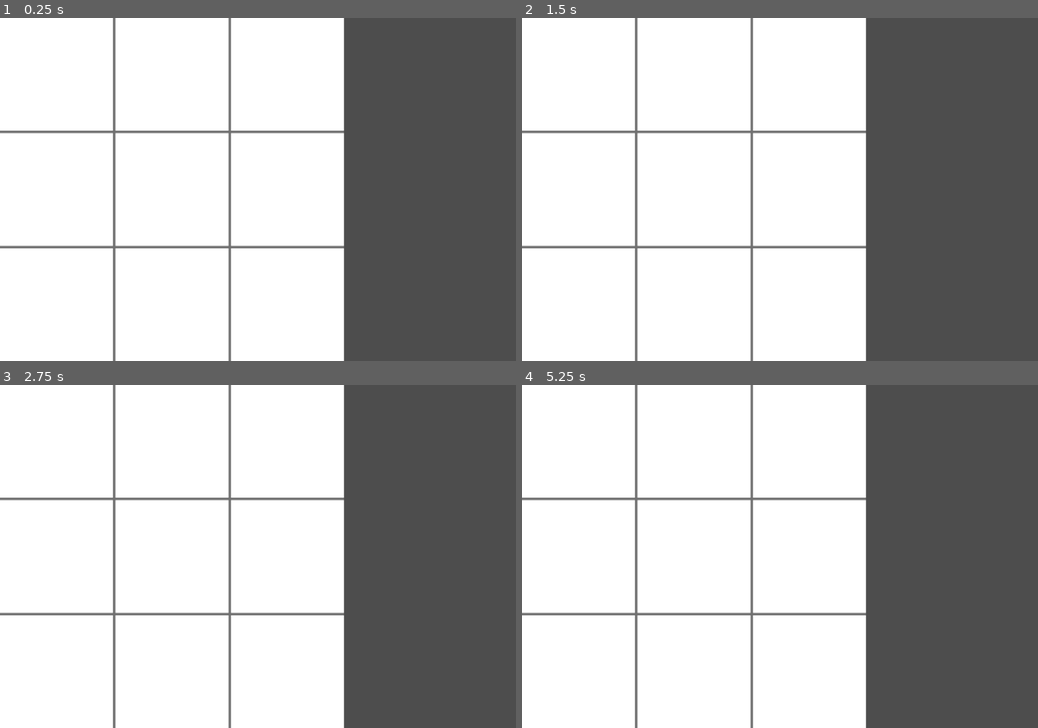
Above: before the commit, frames 1-4 (two rows, left to right).
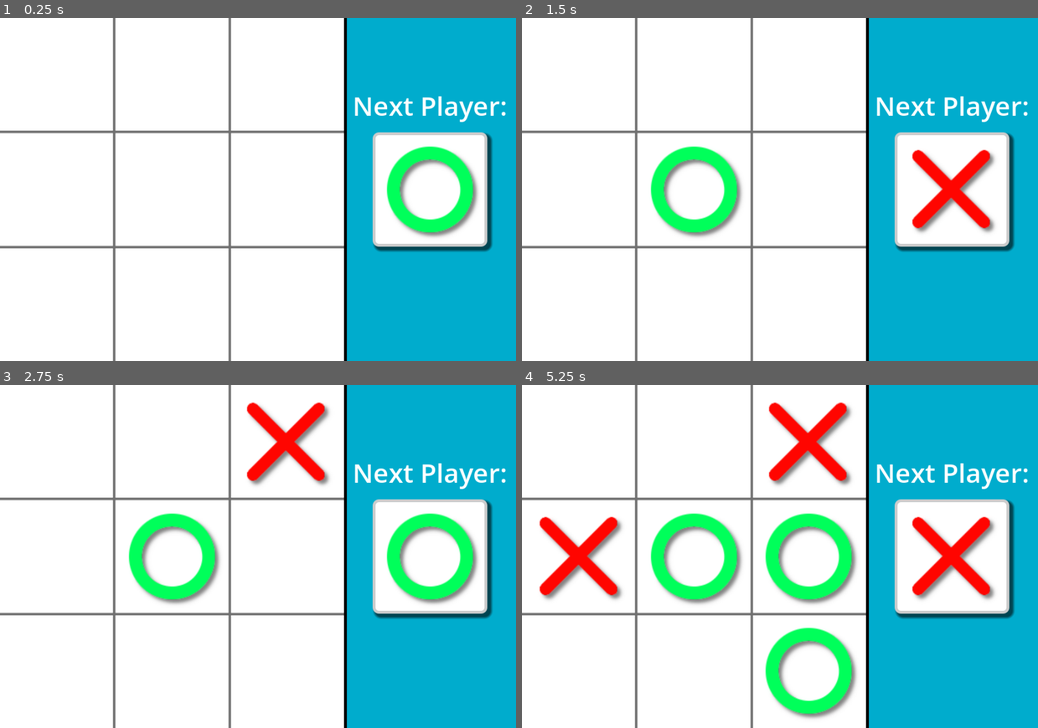
Above: after the commit, the same moments.

Repository: biiigwang/My-tic-tac-toe
Game: Godot game, scene res://main.tscn
The game is run twice, just before and just after one commit, with the same random seed, the same clock (stepped at 60 frames per second) and the same inputs.
Inputs (mouse positions are in pixels of both pictures, inside the frame that each line leads up to):
- Up to frame 1 (0.25 s): no input
- Up to frame 2 (1.5 s): tap Enter at 0.5 s; move the mouse to (893, 172) at 0.52 s; click (893, 172) at 0.67 s; tap Space at 1.25 s; move the mouse to (676, 206) at 1.27 s; click (676, 206) at 1.42 s
- Up to frame 3 (2.75 s): tap Enter at 2 s; move the mouse to (309, 481) at 2.02 s; click (309, 481) at 2.17 s
- Up to frame 4 (5.25 s): tap Space at 2.75, 4.25 s; move the mouse to (754, 625) at 2.77 s; click (754, 625) at 2.92 s; tap Enter at 3.5 s; move the mouse to (934, 607) at 3.52 s; click (934, 607) at 3.67 s; move the mouse to (625, 505) at 4.27 s; click (625, 505) at 4.42 s; move the mouse to (805, 556) at 5.02 s; click (805, 556) at 5.17 s

The runs differ from the first frame. In frame 1, 33% of the frame differs, in the area x 66-100%, y 0-100%; in frame 2, 36%; in frame 3, 38%; in frame 4, 44%, in the area x 3-100%, y 0-100%.

Commit message:
Update:
1. Complete the basic tic-toe game, refer to https://www.youtube.com/watch?v=w6leMEr1aGo

2. Realize the detection of player 1, player 2, draw

3. After the game, the pop-up window prompts "Start the game again"

4. Check whether the button has been pressed to recharge the game.

Diff:
--- a/assets/circle.tscn
+++ b/assets/circle.tscn
@@ -2,5 +2,6 @@
 
 [ext_resource type="Texture2D" uid="uid://bhpk7fq4icpkp" path="res://assets/circle.png" id="1_x32ta"]
 
-[node name="Circle" type="Sprite2D"]
+[node name="Circle" type="Sprite2D" groups=["circles"]]
+scale = Vector2(1.5, 1.5)
 texture = ExtResource("1_x32ta")
--- a/assets/cross.tscn
+++ b/assets/cross.tscn
@@ -2,5 +2,6 @@
 
 [ext_resource type="Texture2D" uid="uid://bl8f1prh5466k" path="res://assets/cross.png" id="1_atb7h"]
 
-[node name="Cross" type="Sprite2D"]
+[node name="Cross" type="Sprite2D" groups=["crosses"]]
+scale = Vector2(1.5, 1.5)
 texture = ExtResource("1_atb7h")
--- /dev/null
+++ b/game_over_menu.gd
@@ -0,0 +1,7 @@
+extends CanvasLayer
+
+signal restart
+
+func _on_restart_button_pressed():
+	# Emit signal of restart game
+	restart.emit()
--- /dev/null
+++ b/game_over_menu.tscn
@@ -0,0 +1,60 @@
+[gd_scene load_steps=4 format=3 uid="uid://c88n3iythvkec"]
+
+[ext_resource type="Script" path="res://game_over_menu.gd" id="1_sh72s"]
+
+[sub_resource type="StyleBoxFlat" id="StyleBoxFlat_2bm6u"]
+bg_color = Color(0, 0.25098, 0.305882, 1)
+border_width_left = 2
+border_width_top = 2
+border_width_right = 2
+border_width_bottom = 2
+border_color = Color(0.976471, 0.772549, 0, 1)
+corner_radius_top_left = 10
+corner_radius_top_right = 10
+corner_radius_bottom_right = 10
+corner_radius_bottom_left = 10
+
+[sub_resource type="StyleBoxFlat" id="StyleBoxFlat_dumcm"]
+bg_color = Color(0.329412, 0.54902, 0.141176, 1)
+border_width_left = 2
+border_width_top = 2
+border_width_right = 2
+border_width_bottom = 2
+
+[node name="GameOverMenu" type="CanvasLayer"]
+script = ExtResource("1_sh72s")
+
+[node name="GameOverPanel" type="Panel" parent="."]
+anchors_preset = 8
+anchor_left = 0.5
+anchor_top = 0.5
+anchor_right = 0.5
+anchor_bottom = 0.5
+offset_left = -350.0
+offset_top = -125.0
+offset_right = 50.0
+offset_bottom = 125.0
+grow_horizontal = 2
+grow_vertical = 2
+theme_override_styles/panel = SubResource("StyleBoxFlat_2bm6u")
+
+[node name="ResultLabel" type="Label" parent="."]
+offset_left = 166.5
+offset_top = 200.0
+offset_right = 433.5
+offset_bottom = 258.0
+theme_override_font_sizes/font_size = 40
+text = "Player 1 Wins!"
+horizontal_alignment = 1
+vertical_alignment = 1
+
+[node name="RestartButton" type="Button" parent="."]
+offset_left = 175.0
+offset_top = 300.0
+offset_right = 425.0
+offset_bottom = 363.0
+theme_override_font_sizes/font_size = 40
+theme_override_styles/normal = SubResource("StyleBoxFlat_dumcm")
+text = "Play Again"
+
+[connection signal="pressed" from="RestartButton" to="." method="_on_restart_button_pressed"]
--- a/main.gd
+++ b/main.gd
@@ -1,10 +1,51 @@
 extends Node
 
+# Import the circle from the outside and enter the node.
+@export var circle_sence: PackedScene
+
+@export var cross_sence: PackedScene
+
+# How much step of player moves
+var moves: int
+
+# Current player
+var now_player: int
+
+# Position of right panel of window
+var player_panel_pos: Vector2i
+
+# The next marker
+var temp_marker
+
+# Data struct of grid
+var grid_data: Array
+
+# Grid position of the currently clicked cell
+var grid_pos: Vector2i
+
+# The width of board
+var board_size: int
+
+# The size of cell that shape of square
+var cell_size: int
+
+# Game score
+var row_sum: int
+var col_sum: int
+var diagonal_sum1: int
+var diagonal_sum2: int
 
 # Called when the node enters the scene tree for the first time.
+# 在节点首次进入场景树时被调用，只会调用一次
 func _ready():
-	pass # Replace with function body.
+	board_size = $Board.texture.get_width()
+	# divied board by 3 to get the size of individual cell
+	cell_size = board_size / 3
 
+	# Get coordinates of small panel on right side of window
+	player_panel_pos = $PlayerPanel.get_position()
+
+	new_game()
 
 # Called every frame. 'delta' is the elapsed time since the previous frame.
 func _process(delta):
@@ -13,4 +54,112 @@
 func _input(event):
 	if event is InputEventMouseButton:
 		if event.button_index == MOUSE_BUTTON_LEFT and event.pressed:
-			print(event.position)
+			# check if mouse on game board
+			if event.position.x < board_size:
+				# Convert mouse position into grid location
+				grid_pos = event.position / cell_size
+				if grid_data[grid_pos.y][grid_pos.x] == 0:
+					grid_data[grid_pos.y][grid_pos.x] = now_player
+					# Place that play's marker
+					create_marker(now_player, grid_pos * cell_size + Vector2i(cell_size / 2, cell_size / 2))
+
+					moves += 1
+
+					# Print grid data
+					print("moves:%s, grid_data:%s" % [moves, grid_data])
+
+					var win_player = check_win()
+					if win_player != 0 or moves >= 9:
+						game_over_handle(win_player)
+
+					now_player *= - 1
+
+					# Update the panel marker
+					temp_marker.queue_free()
+					create_marker(now_player, player_panel_pos + Vector2i(cell_size / 2, cell_size / 2), true)
+
+func new_game():
+	print("Start new game")
+	# Set up first player
+	now_player = 1
+
+	moves = 0
+
+	row_sum = 0
+	col_sum = 0
+	diagonal_sum1 = 0
+	diagonal_sum2 = 0
+
+	# Clear up existing markers
+	get_tree().call_group("circles", "queue_free")
+	get_tree().call_group("crosses", "queue_free")
+
+	# Create a marker to show the starting player's turn
+	create_marker(now_player, player_panel_pos + Vector2i(cell_size / 2, cell_size / 2), true)
+
+	# Initial grid data
+	grid_data = [
+		[0, 0, 0],
+		[0, 0, 0],
+		[0, 0, 0]]
+
+	# Hide game over layout
+	$GameOverMenu.hide()
+
+	# Continue this scene tree
+	get_tree().paused = false
+
+func create_marker(player, position, temp=false):
+	# Create a marker node and add it as a child
+	if player == 1:
+		var circle = circle_sence.instantiate()
+		circle.position = position
+		add_child(circle)
+		if temp:
+			temp_marker = circle
+	else:
+		var cross = cross_sence.instantiate()
+		cross.position = position
+		add_child(cross)
+		if temp:
+			temp_marker = cross
+
+func check_win() -> int:
+	var win_player: int = 0
+	for i in len(grid_data):
+		row_sum = grid_data[i][0] + grid_data[i][1] + grid_data[i][2]
+		col_sum = grid_data[0][i] + grid_data[1][i] + grid_data[2][i]
+		diagonal_sum1 = grid_data[0][0] + grid_data[1][1] + grid_data[2][2]
+		diagonal_sum2 = grid_data[2][0] + grid_data[1][1] + grid_data[0][2]
+
+		if row_sum == 3 or col_sum == 3 or diagonal_sum1 == 3 or diagonal_sum2 == 3:
+			win_player = 1
+			break
+
+		if row_sum == - 3 or col_sum == - 3 or diagonal_sum1 == - 3 or diagonal_sum2 == - 3:
+			win_player = -1
+			break
+
+	return win_player
+
+func game_over_handle(winner: int):
+	get_tree().paused = true
+	$GameOverMenu.show()
+	var player_name_dict: Dictionary = {1: "1", - 1: "2"}
+	var panel_str: String = "Player %s Wins!"
+	var game_over_str: String = "Game Over! %s"
+	var winner_str: String
+	if winner == 0:
+		winner_str = "There is a tie"
+		panel_str = "It's a Tie!"
+	else:
+		winner_str = "Winner is player%s" % winner
+		panel_str = panel_str % player_name_dict[winner]
+
+	$GameOverMenu.get_node("ResultLabel").text = panel_str
+	print(game_over_str % winner_str)
+
+func _on_game_over_menu_restart():
+	# Create new game When restart game button has been pressed
+	print("Restart button is pressed")
+	new_game()
--- a/main.tscn
+++ b/main.tscn
@@ -1,10 +1,65 @@
-[gd_scene load_steps=3 format=3 uid="uid://ba8i3uorqfbvh"]
+[gd_scene load_steps=8 format=3 uid="uid://ba8i3uorqfbvh"]
 
 [ext_resource type="PackedScene" uid="uid://dc0gnmn4g0887" path="res://assets/board.tscn" id="1_4mw0j"]
 [ext_resource type="Script" path="res://main.gd" id="1_nwrgv"]
+[ext_resource type="PackedScene" uid="uid://cdvv0nnyur4cq" path="res://assets/circle.tscn" id="2_5i67f"]
+[ext_resource type="PackedScene" uid="uid://4fuge5ugc3hw" path="res://assets/cross.tscn" id="3_ko01n"]
+[ext_resource type="PackedScene" uid="uid://c88n3iythvkec" path="res://game_over_menu.tscn" id="5_rpidl"]
+
+[sub_resource type="StyleBoxFlat" id="StyleBoxFlat_r3bq6"]
+bg_color = Color(0, 0.67451, 0.803922, 1)
+border_width_left = 5
+border_color = Color(0, 0, 0, 1)
+
+[sub_resource type="StyleBoxFlat" id="StyleBoxFlat_3e7b4"]
+bg_color = Color(1, 1, 1, 1)
+border_width_left = 5
+border_width_top = 5
+border_width_right = 5
+border_width_bottom = 5
+corner_radius_top_left = 10
+corner_radius_top_right = 10
+corner_radius_bottom_right = 10
+corner_radius_bottom_left = 10
+shadow_size = 5
+shadow_offset = Vector2(5, 5)
 
 [node name="Main" type="Node"]
 script = ExtResource("1_nwrgv")
+circle_sence = ExtResource("2_5i67f")
+cross_sence = ExtResource("3_ko01n")
 
 [node name="Board" parent="." instance=ExtResource("1_4mw0j")]
 position = Vector2(300, 300)
+
+[node name="SidePanel" type="Panel" parent="."]
+custom_minimum_size = Vector2(300, 600)
+anchors_preset = 11
+anchor_left = 1.0
+anchor_right = 1.0
+anchor_bottom = 1.0
+grow_horizontal = 0
+grow_vertical = 2
+theme_override_styles/panel = SubResource("StyleBoxFlat_r3bq6")
+
+[node name="PlayerLabel" type="Label" parent="."]
+offset_left = 600.0
+offset_top = 120.0
+offset_right = 900.0
+offset_bottom = 187.0
+theme_override_font_sizes/font_size = 46
+text = "Next Player:"
+horizontal_alignment = 1
+vertical_alignment = 1
+
+[node name="PlayerPanel" type="Panel" parent="."]
+offset_left = 650.0
+offset_top = 200.0
+offset_right = 850.0
+offset_bottom = 400.0
+theme_override_styles/panel = SubResource("StyleBoxFlat_3e7b4")
+
+[node name="GameOverMenu" parent="." instance=ExtResource("5_rpidl")]
+process_mode = 2
+
+[connection signal="restart" from="GameOverMenu" to="." method="_on_game_over_menu_restart"]
